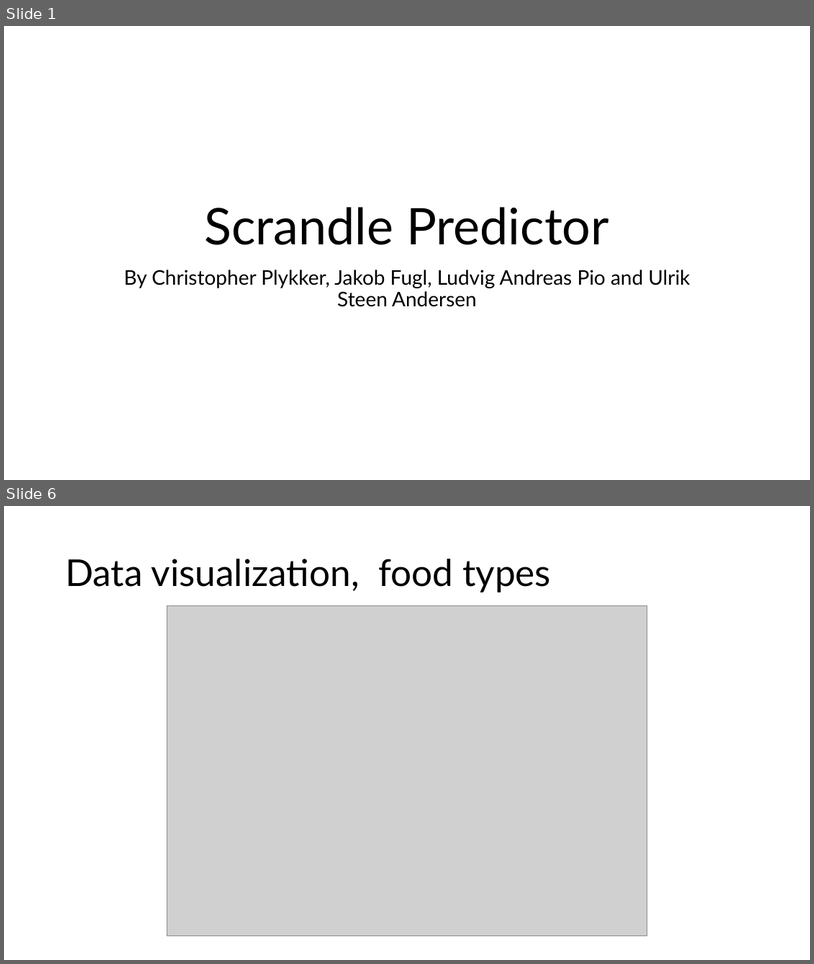
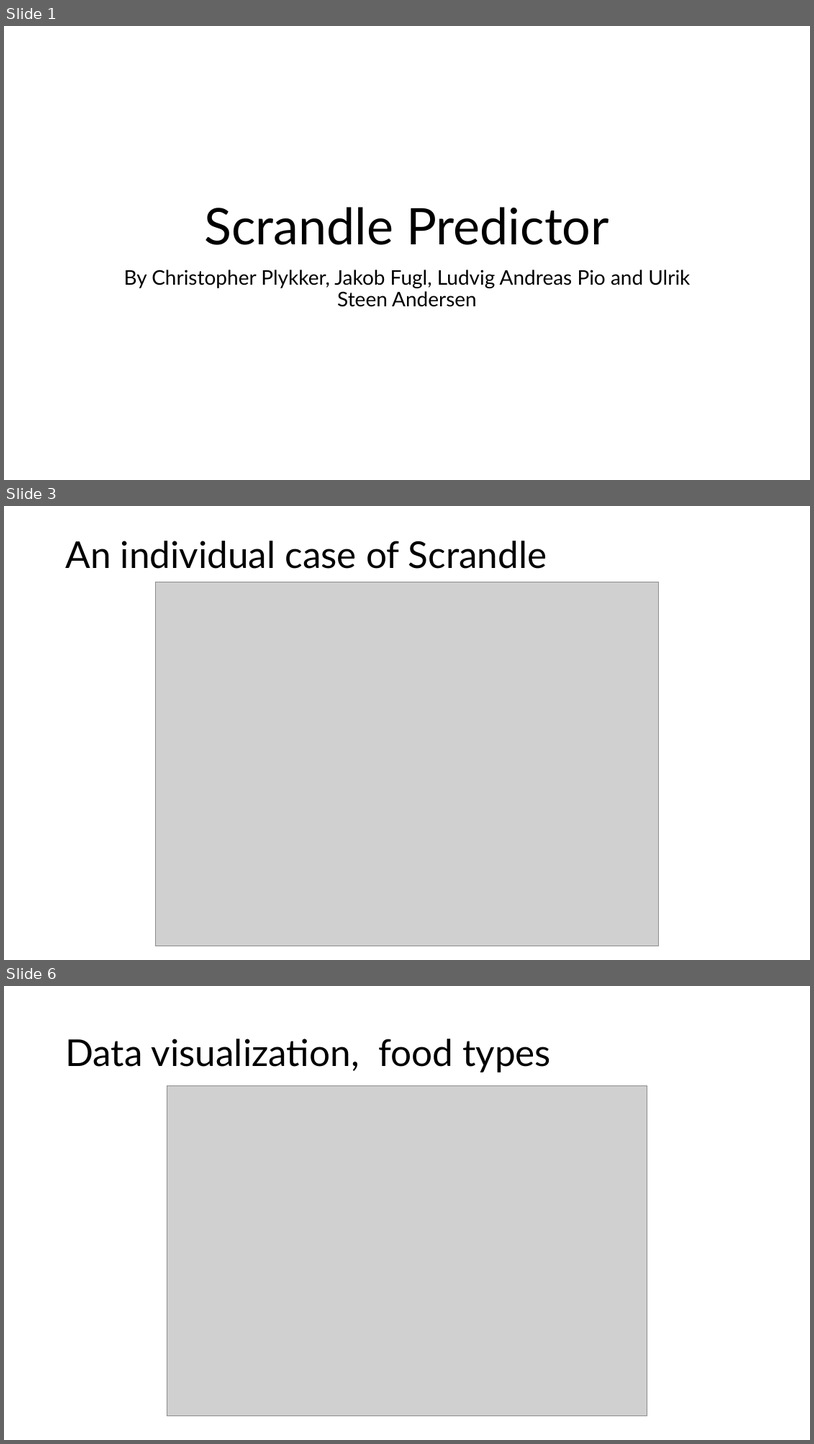
Before and after one commit to JakobFugl/scrandle_ml_project, a slide deck: power_point_folder/power_point_project.pptx. Shown one above the other, each under a label of ours: slides 1 and 6 before the commit, slides 1, 3 and 6 after it; the slides between them are not shown. The pictures are 814x964 and 814x1444 pixels, drawn with LibreOffice and Linux fonts; fonts in the diff are those of the drawing; grey boxes stand for pictures. Boxes give left, top, right and bottom in pixels: in the first picture for what was removed or moved away, otherwise in the second. Text is boxed around its words. In the diff, an @@ line names an element or a change of style, - is before the commit and + after.

```diff
--- a/power_point_folder/power_point_project.pptx
+++ b/power_point_folder/power_point_project.pptx
@@ slide 3 added at box(4, 506, 810, 960), background #FFFFFF @@
@@ title added at box(65, 541, 548, 569), 44 pt, text #000000 @@
+An individual case of Scrandle
@@ picture added at box(155, 582, 659, 946) @@
```
Also in this commit, not shown: 3 slides changed, 1 other slide added, 2 slides removed, 4 other files.
